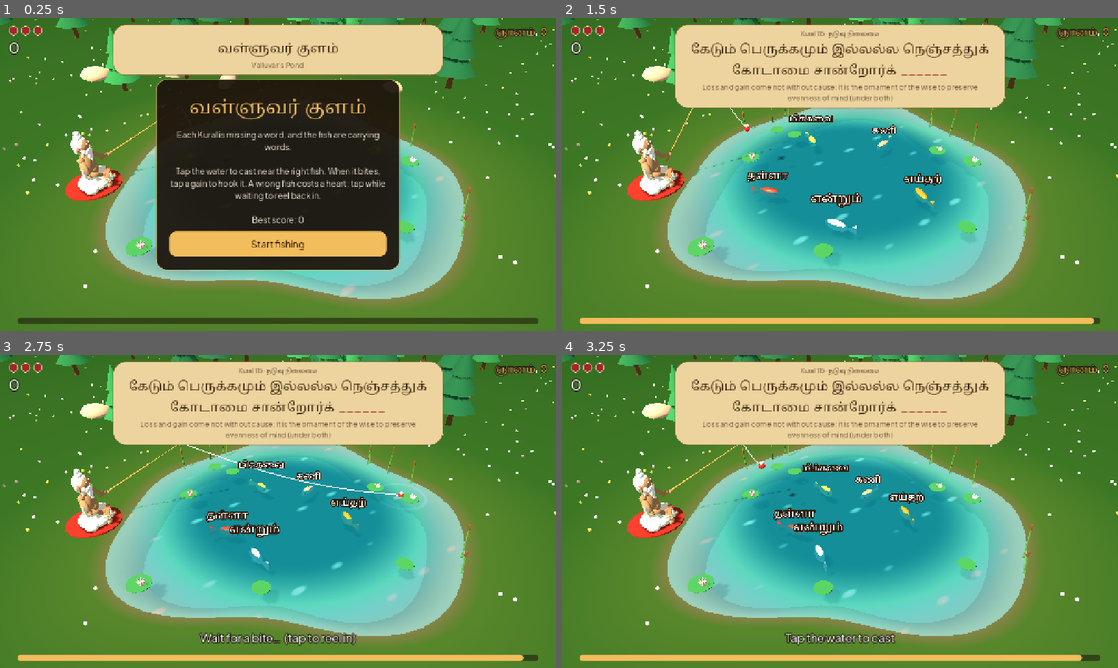
Above: before the commit, frames 1-4 (two rows, left to right).
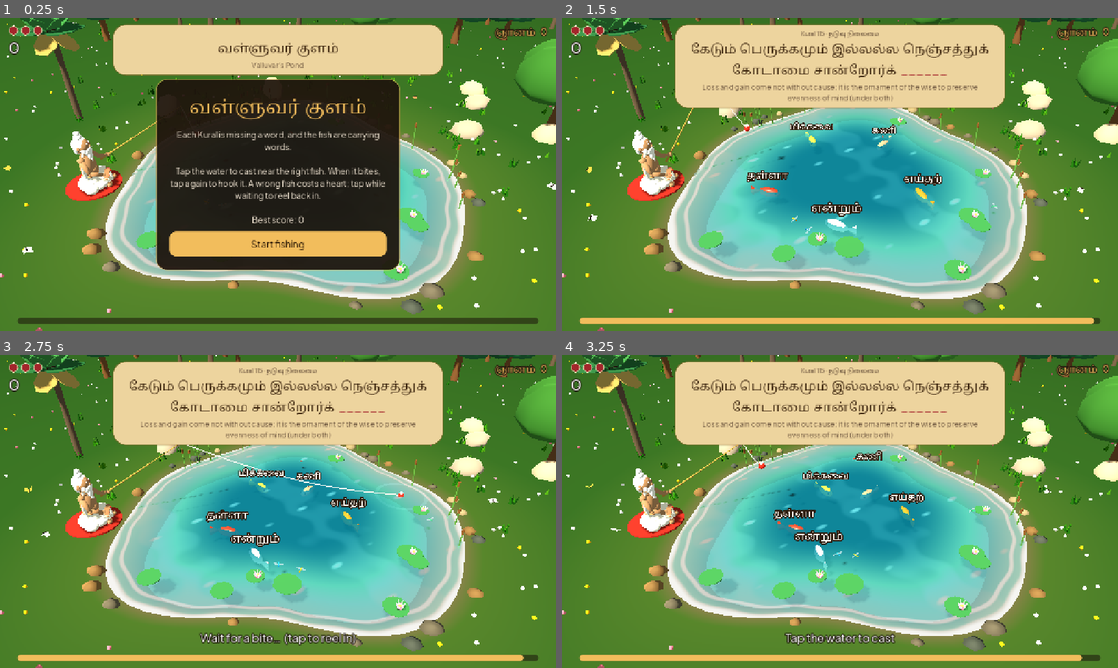
Above: after the commit, the same moments.

Repository: adhavan18/valluvar-pond
Game: Godot game, scene res://main.tscn
The game is run twice, just before and just after one commit, with the same random seed, the same clock (stepped at 60 frames per second) and the same inputs.
Inputs (mouse positions are in pixels of both pictures, inside the frame that each line leads up to):
- Up to frame 1 (0.25 s): no input
- Up to frame 2 (1.5 s): click "Start fishing" at 0.5 s; move the mouse to (962, 158) at 1.27 s; click (962, 158) at 1.42 s
- Up to frame 3 (2.75 s): drag from (166, 527) to (250, 574) at 2.02 s
- Up to frame 4 (3.25 s): tap Enter at 2.75 s; move the mouse to (895, 442) at 2.77 s; click (895, 442) at 2.92 s

The runs differ from the first frame. In frame 1, 13% of the frame differs, in the area x 0-100%, y 0-100%; in frame 2, 24%; in frame 3, 24%; in frame 4, 24%.

Commit message:
pond: palmyra and shade trees, bank stones, grass, foam, dragonflies; words no longer overlap; landscape on phones
Co-authored-by: Tamil Adhavan S K <99407456+adhavan18@users.noreply.github.com>

Diff:
--- a/project.godot
+++ b/project.godot
@@ -14,6 +14,7 @@
 
 window/size/viewport_width=1280
 window/size/viewport_height=720
+window/handheld/orientation=4
 window/stretch/mode="canvas_items"
 window/stretch/aspect="expand"
 
--- /dev/null
+++ b/scripts/ambient.gd
@@ -0,0 +1,80 @@
+class_name Ambient
+extends Node3D
+## Small life around the pond: dragonflies over the water, butterflies over the meadow.
+## They only decorate; nothing in the game depends on them.
+
+var _t := 0.0
+var _flyers: Array[Dictionary] = []
+
+func _ready() -> void:
+	var rng := RandomNumberGenerator.new()
+	rng.seed = 133
+	var wing := StandardMaterial3D.new()
+	wing.albedo_color = Color(0.9, 0.97, 1.0, 0.4)
+	wing.transparency = BaseMaterial3D.TRANSPARENCY_ALPHA
+	wing.shading_mode = BaseMaterial3D.SHADING_MODE_UNSHADED
+	wing.cull_mode = BaseMaterial3D.CULL_DISABLED
+	var bodies := [Color(0.16, 0.55, 0.78), Color(0.80, 0.26, 0.20), Color(0.20, 0.62, 0.42), Color(0.86, 0.60, 0.16)]
+	for i in 4:
+		var ang := rng.randf() * TAU
+		var r := rng.randf_range(1.5, 4.5)
+		_add(_flyer(World.mat(bodies[i], 0.4), wing, Vector3(0.17, 0.008, 0.05), 0.2), {
+			"centre": Vector3(cos(ang) * r, World.WATER_Y + 0.55, sin(ang) * r),
+			"reach": Vector2(rng.randf_range(1.0, 2.0), rng.randf_range(0.8, 1.6)),
+			"speed": rng.randf_range(0.7, 1.2), "phase": rng.randf() * TAU,
+			"bob": 0.12, "flap": 0.0,
+		})
+	var petals := [Color(1.0, 0.82, 0.25), Color(0.98, 0.98, 0.94), Color(0.96, 0.55, 0.30), Color(0.72, 0.60, 0.95)]
+	for i in 7:
+		var ang := rng.randf() * TAU
+		var r := rng.randf_range(8.6, 13.5)
+		var m := StandardMaterial3D.new()
+		m.albedo_color = petals[i % petals.size()]
+		m.shading_mode = BaseMaterial3D.SHADING_MODE_UNSHADED
+		m.cull_mode = BaseMaterial3D.CULL_DISABLED
+		_add(_flyer(World.mat(Color(0.15, 0.12, 0.10)), m, Vector3(0.17, 0.008, 0.2), 0.16), {
+			"centre": Vector3(cos(ang) * r, World.GROUND_Y + 0.75, sin(ang) * r),
+			"reach": Vector2(rng.randf_range(0.8, 1.7), rng.randf_range(0.8, 1.7)),
+			"speed": rng.randf_range(0.35, 0.6), "phase": rng.randf() * TAU,
+			"bob": 0.3, "flap": rng.randf_range(11.0, 15.0),
+		})
+
+func _add(node: Node3D, info: Dictionary) -> void:
+	info["node"] = node
+	add_child(node)
+	_flyers.append(info)
+
+## A thin body with a wing on each side. The creature faces -Z.
+func _flyer(body_mat: Material, wing_mat: Material, wing_size: Vector3, length: float) -> Node3D:
+	var n := Node3D.new()
+	n.add_child(World.limb(Vector3(0, 0, -length * 0.5), Vector3(0, 0, length * 0.5), 0.018, body_mat))
+	for side in [-1.0, 1.0]:
+		var hinge := Node3D.new()
+		hinge.name = "L" if side < 0.0 else "R"
+		var box := BoxMesh.new()
+		box.size = wing_size
+		var w := World.mesh_node(box, wing_mat, Vector3(side * wing_size.x * 0.5, 0, -length * 0.12))
+		w.cast_shadow = GeometryInstance3D.SHADOW_CASTING_SETTING_OFF
+		hinge.add_child(w)
+		n.add_child(hinge)
+	return n
+
+func _spot(f: Dictionary, t: float) -> Vector3:
+	var a: float = t * float(f["speed"]) + float(f["phase"])
+	var reach: Vector2 = f["reach"]
+	var c: Vector3 = f["centre"]
+	return c + Vector3(cos(a) * reach.x + sin(a * 2.3) * 0.3, sin(a * 3.1) * float(f["bob"]), sin(a * 1.4) * reach.y)
+
+func _process(delta: float) -> void:
+	_t += delta
+	for f in _flyers:
+		var n: Node3D = f["node"]
+		var here := _spot(f, _t)
+		var ahead := _spot(f, _t + 0.08)
+		n.position = here
+		if here.distance_to(ahead) > 0.001:
+			n.look_at(ahead)
+		var flap: float = f["flap"]
+		var lift := sin(_t * flap + float(f["phase"])) * 0.9 if flap > 0.0 else sin(_t * 60.0) * 0.12
+		(n.get_node("L") as Node3D).rotation.z = -lift
+		(n.get_node("R") as Node3D).rotation.z = lift
--- a/scripts/fish.gd
+++ b/scripts/fish.gd
@@ -16,6 +16,8 @@
 var speed := 1.2
 var target := Vector3.ZERO
 var label: Label3D
+var label_w := 1.0   # width of the word, in world units
+var lift := 0.8      # height the word wants to sit at above the fish
 var _tail: Node3D
 var _t := 0.0
 var _rng := RandomNumberGenerator.new()
@@ -78,6 +80,7 @@
 	label.outline_render_priority = 9
 	label.position = Vector3(0, 0.85, 0)
 	add_child(label)
+	label_w = font.get_string_size(word, HORIZONTAL_ALIGNMENT_LEFT, -1, 64).x * 0.0058
 	_pick_target()
 
 func _pick_target() -> void:
@@ -114,6 +117,7 @@
 func _process(delta: float) -> void:
 	_t += delta
 	label.pixel_size = 0.0058 * label_boost
+	label.position.y = lerpf(label.position.y, lift, clampf(delta * 7.0, 0.0, 1.0))
 	if state == State.CAUGHT:
 		_tail.rotation.y = sin(_t * 30.0) * 0.7
 		return
--- a/scripts/fishing.gd
+++ b/scripts/fishing.gd
@@ -212,8 +212,6 @@
 		f.position = Vector3(cos(ang) * r, Fish.DEPTH, sin(ang) * r)
 		f.rotation.y = rng.randf() * TAU
 		f.speed = _fish_speed()
-		# Stagger the words at two heights so neighbours stay readable.
-		f.label.position.y = 0.8 + (i % 2) * 0.42
 		fishes.append(f)
 
 func _fish_speed() -> float:
@@ -398,6 +396,7 @@
 	_update_bobber(delta)
 	_draw_line()
 	_separate(delta)
+	_declutter()
 	if state == State.MENU or state == State.OVER:
 		return
 	if state != State.LANDING:
@@ -442,6 +441,30 @@
 				if b.state == Fish.State.WANDER and World.in_pond(b.position - push, 1.0):
 					b.position -= push
 
+## Words that would overlap on screen are stacked: the later fish lifts its word above the other.
+func _declutter() -> void:
+	var right := camera.global_transform.basis.x
+	var up := camera.global_transform.basis.y
+	var boost := Fish.label_boost
+	var row := 0.42 * boost
+	var boxes: Array[Vector3] = []   # x along the screen, y up the screen, z = half width
+	for f in fishes:
+		var half := f.label_w * boost * 0.5 + 0.22 * boost
+		var x := f.position.dot(right)
+		var lift := 0.8
+		for step in 5:
+			var y := (f.position + Vector3(0, lift, 0)).dot(up)
+			var clash := false
+			for b in boxes:
+				if absf(x - b.x) < half + b.z and absf(y - b.y) < row * 1.05:
+					clash = true
+					break
+			if not clash:
+				break
+			lift += row * 1.1 / maxf(up.y, 0.4)
+		f.lift = lift
+		boxes.append(Vector3(x, (f.position + Vector3(0, lift, 0)).dot(up), half))
+
 func _update_bobber(delta: float) -> void:
 	if bobber_rest:
 		var home := valluvar.rod_tip.global_position + Vector3(0, -0.9, 0)
--- a/scripts/world.gd
+++ b/scripts/world.gd
@@ -9,18 +9,29 @@
 const WATER_SHADER := """
 shader_type spatial;
 render_mode blend_mix, cull_disabled, depth_draw_opaque;
-uniform vec4 shallow : source_color = vec4(0.42, 0.80, 0.74, 0.62);
-uniform vec4 deep : source_color = vec4(0.07, 0.38, 0.46, 0.86);
+uniform vec4 shallow : source_color = vec4(0.45, 0.82, 0.74, 0.60);
+uniform vec4 deep : source_color = vec4(0.06, 0.36, 0.46, 0.88);
 varying vec3 wpos;
 void vertex() { wpos = (MODEL_MATRIX * vec4(VERTEX, 1.0)).xyz; }
 void fragment() {
-	float d = length(wpos.xz) / 7.0;
+	// The same wobbly outline as World.pond_radius, so the shallows and foam follow the bank.
+	float ang = atan(wpos.z, wpos.x);
+	float edge = 7.0 * (1.0 + 0.08 * sin(ang * 3.0) + 0.05 * cos(ang * 5.0 + 1.0));
+	float d = length(wpos.xz) / edge;
 	float w = sin(wpos.x * 2.2 + TIME * 1.3) * cos(wpos.z * 2.6 - TIME * 1.1);
 	float w2 = sin((wpos.x + wpos.z) * 4.0 + TIME * 2.0);
-	vec4 c = mix(deep, shallow, smoothstep(0.5, 1.0, d));
-	float sparkle = smoothstep(0.78, 1.0, w * 0.6 + w2 * 0.4);
-	ALBEDO = c.rgb + sparkle * 0.2;
-	ALPHA = c.a;
+	vec4 c = mix(deep, shallow, smoothstep(0.35, 0.97, d));
+	// Slow bands of light drifting across the surface.
+	float band = sin(wpos.x * 0.9 - wpos.z * 0.6 + TIME * 0.35 + w * 0.8);
+	c.rgb += smoothstep(0.55, 1.0, band) * 0.045;
+	float sparkle = smoothstep(0.80, 1.0, w * 0.6 + w2 * 0.4);
+	// Foam lapping at the bank.
+	float lap = d + sin(ang * 22.0 + TIME * 1.6) * 0.006 + sin(TIME * 0.9 + ang * 5.0) * 0.008;
+	float foam = smoothstep(0.945, 0.975, lap);
+	float foam2 = smoothstep(0.895, 0.905, lap) * (1.0 - smoothstep(0.912, 0.925, lap)) * 0.45;
+	float f = clamp(foam + foam2, 0.0, 1.0);
+	ALBEDO = mix(c.rgb + sparkle * 0.2, vec3(0.96, 1.0, 0.97), f * 0.85);
+	ALPHA = mix(c.a, 0.92, f);
 	ROUGHNESS = 0.12;
 	SPECULAR = 0.7;
 }
@@ -72,9 +83,12 @@
 	root.add_child(_water())
 	_trees(root, rng)
 	_rocks(root, rng)
+	_bank_stones(root, rng)
+	_grass(root, rng)
 	_flowers(root, rng)
 	_reeds(root, rng)
 	_lotus(root, rng)
+	root.add_child(Ambient.new())
 
 static func _ground() -> MeshInstance3D:
 	# Rings from the pond bed up the bank and out across the meadow, coloured per ring.
@@ -129,31 +143,111 @@
 	sm.shader = sh
 	return mesh_node(st.commit(), sm, Vector3(0, WATER_Y, 0))
 
+## Several meshes joined into one, with one surface per material: a whole tree draws in a
+## couple of calls, and every tree of a kind is drawn together.
+static func _merged(parts: Array) -> ArrayMesh:
+	var tools := {}
+	for part: Array in parts:
+		var m: Material = part[2]
+		if not tools.has(m):
+			var st := SurfaceTool.new()
+			st.begin(Mesh.PRIMITIVE_TRIANGLES)
+			tools[m] = st
+		(tools[m] as SurfaceTool).append_from(part[0], 0, part[1])
+	var out := ArrayMesh.new()
+	for m: Material in tools:
+		(tools[m] as SurfaceTool).commit(out)
+		out.surface_set_material(out.get_surface_count() - 1, m)
+	return out
+
+static func _part(mi: MeshInstance3D) -> Array:
+	return [mi.mesh, mi.transform, mi.material_override]
+
+## A palmyra palm, the tree whose leaves became the palm-leaf books: a tall bare trunk and a
+## crown of stiff fans.
+static func _palm_mesh(rng: RandomNumberGenerator, h: float) -> ArrayMesh:
+	var bark := mat(Color(0.36, 0.30, 0.25))
+	var green := mat(Color(0.22, 0.47, 0.25))
+	var dark := mat(Color(0.15, 0.37, 0.22))
+	var dry := mat(Color(0.66, 0.56, 0.32))
+	var lean := Vector3(rng.randf_range(-0.4, 0.4), 0, rng.randf_range(-0.4, 0.4))
+	var mid := Vector3(lean.x * 0.3, h * 0.5, lean.z * 0.3)
+	var top := Vector3(lean.x, h, lean.z)
+	var parts := [_part(limb(Vector3.ZERO, mid, 0.19, bark, 0.15)), _part(limb(mid, top, 0.15, bark, 0.13))]
+	var fan := CylinderMesh.new()
+	fan.top_radius = 0.66
+	fan.bottom_radius = 0.66
+	fan.height = 0.035
+	fan.radial_segments = 7
+	fan.rings = 1
+	# [how many, tilt up from level, how far out, material]
+	for ring: Array in [[6, 0.62, 0.72, green], [5, 0.05, 0.86, dark], [3, -0.75, 0.7, dry]]:
+		var count: int = ring[0]
+		var tilt: float = ring[1]
+		var reach: float = ring[2]
+		for k in count:
+			var turn := Basis(Vector3.UP, TAU * k / count + rng.randf() * 0.5)
+			var local := Transform3D(Basis(Vector3.RIGHT, tilt), Vector3(0, sin(tilt) * reach, -cos(tilt) * reach))
+			parts.append([fan, Transform3D(turn, top) * local, ring[3]])
+	var nut := SphereMesh.new()
+	nut.radius = 0.24
+	nut.height = 0.48
+	nut.radial_segments = 6
+	nut.rings = 3
+	parts.append([nut, Transform3D(Basis(), top + Vector3(0, -0.12, 0)), mat(Color(0.20, 0.15, 0.13))])
+	return _merged(parts)
+
+## A broad shade tree (neem or mango): a short trunk under a few rounded masses of leaf.
+static func _shade_mesh(rng: RandomNumberGenerator, leaf: Color) -> ArrayMesh:
+	var bark := mat(Color(0.42, 0.29, 0.18))
+	var m1 := mat(leaf)
+	var m2 := mat(leaf.darkened(0.16))
+	var parts := [_part(limb(Vector3.ZERO, Vector3(0, 1.9, 0), 0.24, bark, 0.16))]
+	var blob := SphereMesh.new()
+	blob.radius = 1.0
+	blob.height = 2.0
+	blob.radial_segments = 8
+	blob.rings = 4
+	var spots := [Vector3(0, 3.1, 0), Vector3(0.95, 2.5, 0.3), Vector3(-0.9, 2.6, -0.35), Vector3(0.1, 2.5, -1.0), Vector3(-0.2, 2.45, 0.95)]
+	for i in spots.size():
+		var s := rng.randf_range(1.05, 1.4)
+		var b := Basis(Vector3.UP, rng.randf() * TAU).scaled(Vector3(s, s * 0.78, s))
+		parts.append([blob, Transform3D(b, spots[i]), m1 if i % 2 == 0 else m2])
+	return _merged(parts)
+
 static func _trees(root: Node3D, rng: RandomNumberGenerator) -> void:
-	var trunk := mat(Color(0.42, 0.29, 0.18))
-	var greens := [Color(0.16, 0.42, 0.26), Color(0.20, 0.50, 0.30), Color(0.13, 0.36, 0.24)]
-	for i in 90:
+	var kinds: Array[ArrayMesh] = [
+		_palm_mesh(rng, 5.8), _palm_mesh(rng, 4.6), _palm_mesh(rng, 6.6),
+		_shade_mesh(rng, Color(0.20, 0.47, 0.25)), _shade_mesh(rng, Color(0.27, 0.52, 0.22)), _shade_mesh(rng, Color(0.16, 0.40, 0.26)),
+	]
+	var placed: Array = []
+	for k in kinds.size():
+		placed.append([])
+	for i in 96:
 		var ang := rng.randf() * TAU
 		var dist := rng.randf_range(11.5, 44.0)
 		var p := Vector3(cos(ang) * dist, GROUND_Y, sin(ang) * dist)
+		var kind := rng.randi() % kinds.size()
+		var s := rng.randf_range(0.9, 1.45)
+		var turn := rng.randf() * TAU
 		# Keep the view from the camera (south) open.
-		if (p.z > 6.0 and absf(p.x) < 9.0) or reserved(p):
+		if (p.z > 5.0 and absf(p.x) < 11.0) or reserved(p):
 			continue
-		var tree := Node3D.new()
-		tree.position = p
-		var s := rng.randf_range(0.9, 1.7)
-		tree.scale = Vector3.ONE * s
 		obstacles.append(Vector3(p.x, p.z, 0.42 * s))
-		tree.add_child(limb(Vector3.ZERO, Vector3(0, 1.2, 0), 0.16, trunk, 0.11))
-		var leaf := mat(greens[rng.randi() % greens.size()])
-		for k in 3:
-			var cone := CylinderMesh.new()
-			cone.top_radius = 0.0
-			cone.bottom_radius = 1.15 - k * 0.28
-			cone.height = 1.5
-			cone.radial_segments = 7
-			tree.add_child(mesh_node(cone, leaf, Vector3(0, 1.6 + k * 0.85, 0)))
-		root.add_child(tree)
+		placed[kind].append(Transform3D(Basis(Vector3.UP, turn).scaled(Vector3.ONE * s), p))
+	for k in kinds.size():
+		var list: Array = placed[k]
+		if list.is_empty():
+			continue
+		var mm := MultiMesh.new()
+		mm.transform_format = MultiMesh.TRANSFORM_3D
+		mm.mesh = kinds[k]
+		mm.instance_count = list.size()
+		for i in list.size():
+			mm.set_instance_transform(i, list[i])
+		var mmi := MultiMeshInstance3D.new()
+		mmi.multimesh = mm
+		root.add_child(mmi)
 
 static func _rocks(root: Node3D, rng: RandomNumberGenerator) -> void:
 	var cols := [Color(0.78, 0.66, 0.56), Color(0.66, 0.60, 0.54), Color(0.72, 0.62, 0.50)]
@@ -166,13 +260,90 @@
 		sp.radius = 0.6
 		sp.height = 1.2
 		var rp := Vector3(cos(ang) * dist, GROUND_Y + 0.1, sin(ang) * dist)
-		if reserved(rp):
+		if reserved(rp) or (rp.z > 9.0 and absf(rp.x) < 9.0):
 			continue
 		var rock := mesh_node(sp, mat(cols[rng.randi() % cols.size()]), rp)
 		rock.scale = Vector3(rng.randf_range(0.8, 2.0), rng.randf_range(0.6, 1.4), rng.randf_range(0.8, 1.8))
 		obstacles.append(Vector3(rp.x, rp.z, 0.6 * maxf(rock.scale.x, rock.scale.z)))
 		rock.rotation = Vector3(rng.randf() * 0.4, rng.randf() * TAU, rng.randf() * 0.4)
 		root.add_child(rock)
+
+## Smooth stones set along the water's edge.
+static func _bank_stones(root: Node3D, rng: RandomNumberGenerator) -> void:
+	var sp := SphereMesh.new()
+	sp.radius = 0.5
+	sp.height = 1.0
+	sp.radial_segments = 7
+	sp.rings = 4
+	var mm := MultiMesh.new()
+	mm.transform_format = MultiMesh.TRANSFORM_3D
+	mm.use_colors = true
+	mm.mesh = sp
+	var cols := [Color(0.80, 0.76, 0.68), Color(0.66, 0.64, 0.60), Color(0.74, 0.66, 0.54), Color(0.58, 0.60, 0.58)]
+	var seat := seat_pos()
+	var list: Array = []
+	var tints: Array = []
+	var ang := 0.0
+	while ang < TAU:
+		var r := pond_radius(ang) + rng.randf_range(0.05, 0.42)
+		var p := Vector3(cos(ang) * r, GROUND_Y - 0.06, sin(ang) * r)
+		var size := rng.randf_range(0.28, 0.62)
+		var b := Basis.from_euler(Vector3(rng.randf() * 0.5, rng.randf() * TAU, rng.randf() * 0.5))
+		b = b.scaled(Vector3(size * rng.randf_range(0.9, 1.5), size * 0.55, size))
+		ang += rng.randf_range(0.06, 0.2)
+		if rng.randf() < 0.3:
+			ang += rng.randf_range(0.15, 0.45)   # gaps, so it reads as a natural bank
+		if p.distance_to(seat) < 2.1:
+			continue
+		list.append(Transform3D(b, p))
+		tints.append(cols[rng.randi() % cols.size()])
+	mm.instance_count = list.size()
+	for i in list.size():
+		mm.set_instance_transform(i, list[i])
+		mm.set_instance_color(i, (tints[i] as Color).srgb_to_linear())
+	var mmi := MultiMeshInstance3D.new()
+	mmi.multimesh = mm
+	var m := StandardMaterial3D.new()
+	m.vertex_color_use_as_albedo = true
+	m.roughness = 0.85
+	mmi.material_override = m
+	root.add_child(mmi)
+
+## Tufts of grass across the meadow, thickest near the pond.
+static func _grass(root: Node3D, rng: RandomNumberGenerator) -> void:
+	var blade := CylinderMesh.new()
+	blade.top_radius = 0.0
+	blade.bottom_radius = 0.07
+	blade.height = 0.34
+	blade.radial_segments = 4
+	blade.rings = 1
+	var mm := MultiMesh.new()
+	mm.transform_format = MultiMesh.TRANSFORM_3D
+	mm.use_colors = true
+	mm.mesh = blade
+	mm.instance_count = 1500
+	var cols := [Color(0.36, 0.62, 0.24), Color(0.46, 0.70, 0.28), Color(0.30, 0.55, 0.22), Color(0.56, 0.74, 0.32)]
+	var centre := Vector3.ZERO
+	for i in mm.instance_count:
+		# Blades come in clumps of five around a shared centre.
+		if i % 5 == 0:
+			var ang := rng.randf() * TAU
+			var dist := 7.9 + pow(rng.randf(), 1.7) * 32.0
+			centre = Vector3(cos(ang) * dist, GROUND_Y + 0.15, sin(ang) * dist)
+		var p := centre + Vector3(rng.randf_range(-0.16, 0.16), 0, rng.randf_range(-0.16, 0.16))
+		var s := rng.randf_range(0.7, 1.5)
+		var b := Basis.from_euler(Vector3(rng.randf_range(-0.3, 0.3), rng.randf() * TAU, rng.randf_range(-0.3, 0.3))).scaled(Vector3(1, s, 1))
+		if in_pond(p, -0.5) or reserved(p):
+			b = b.scaled(Vector3.ZERO)
+		mm.set_instance_transform(i, Transform3D(b, p + Vector3(0, 0.17 * (s - 1.0), 0)))
+		mm.set_instance_color(i, (cols[rng.randi() % cols.size()] as Color).srgb_to_linear())
+	var mmi := MultiMeshInstance3D.new()
+	mmi.multimesh = mm
+	mmi.cast_shadow = GeometryInstance3D.SHADOW_CASTING_SETTING_OFF
+	var m := StandardMaterial3D.new()
+	m.vertex_color_use_as_albedo = true
+	mmi.material_override = m
+	root.add_child(mmi)
 
 static func _flowers(root: Node3D, rng: RandomNumberGenerator) -> void:
 	var sp := SphereMesh.new()
@@ -190,7 +361,7 @@
 		var ang := rng.randf() * TAU
 		var dist := rng.randf_range(8.0, 44.0)
 		mm.set_instance_transform(i, Transform3D(Basis(), Vector3(cos(ang) * dist, GROUND_Y + 0.07, sin(ang) * dist)))
-		mm.set_instance_color(i, cols[rng.randi() % cols.size()])
+		mm.set_instance_color(i, (cols[rng.randi() % cols.size()] as Color).srgb_to_linear())
 	var mmi := MultiMeshInstance3D.new()
 	mmi.multimesh = mm
 	var m := StandardMaterial3D.new()
Not shown, changed: export_presets.cfg
Not shown, added: scripts/ambient.gd.uid
Not shown, changed: web/index.pck
